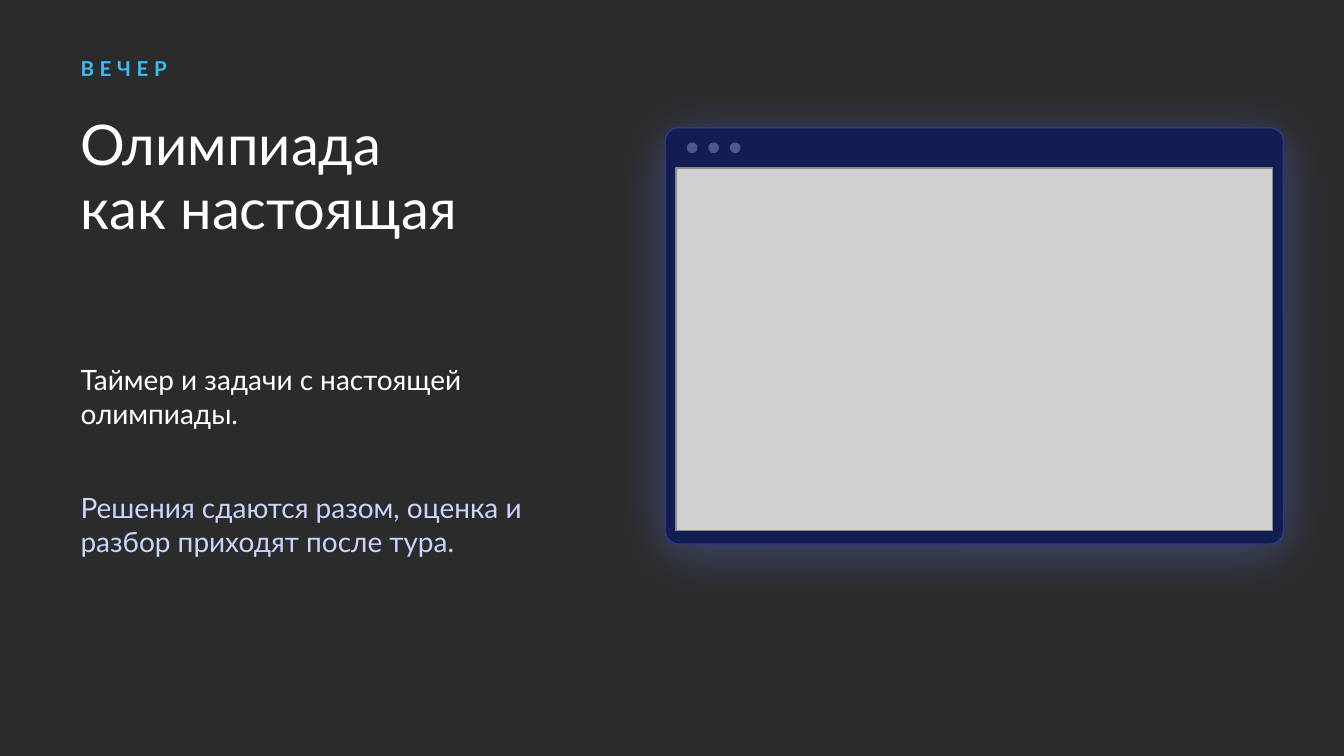
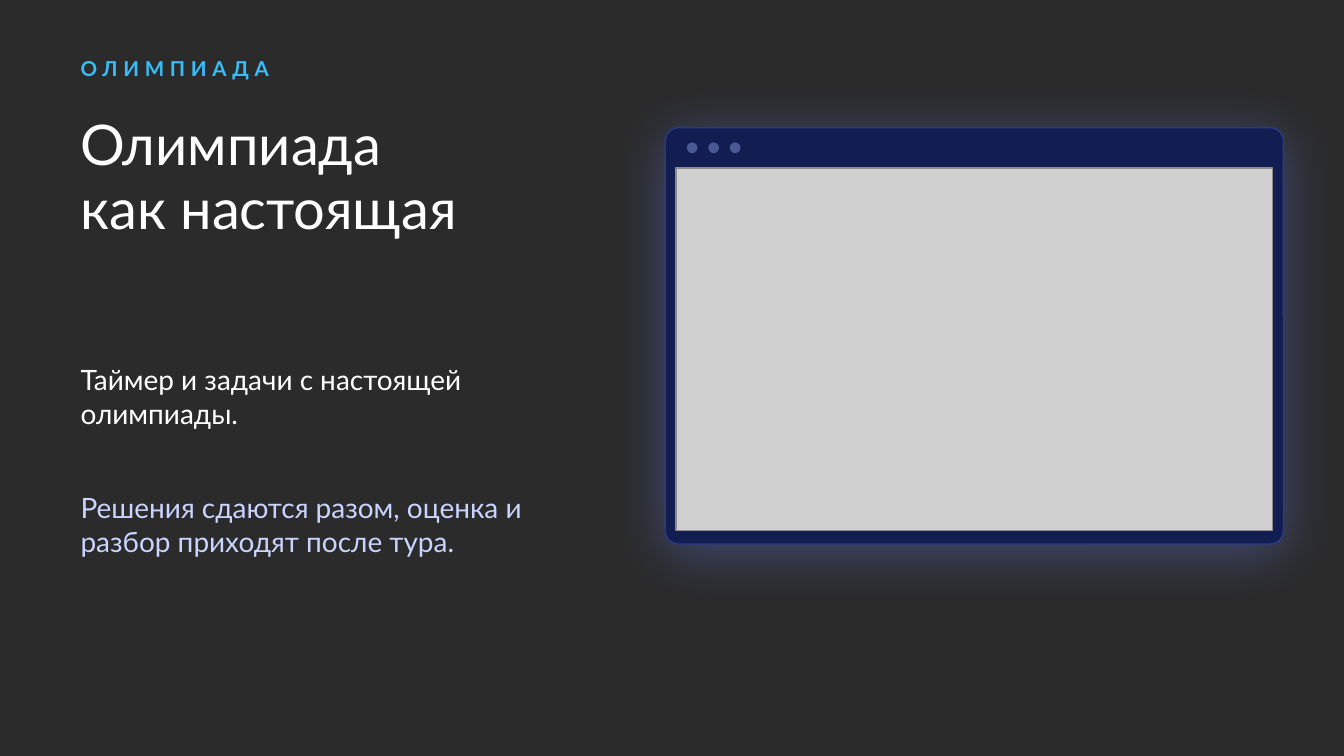
Before and after one commit to nagayevarsen/olymp-trainer, a slide deck: slide 4 of docs/handoff/olymp-trainer.pptx. Drawn at 1344x756 pixels with LibreOffice and Linux fonts; fonts in the diff are those of the drawing; grey boxes stand for pictures; background and template pictures are left out; a plain dark background stands for a picture behind light text. Boxes give left, top, right and bottom in pixels: in the first picture for what was removed or moved away, otherwise in the second. Text is boxed around its words. In the diff, an @@ line names an element or a change of style, - is before the commit and + after.

Commit message:
Презентация и ролик: убраны «утро, день, вечер»

```diff
--- a/docs/handoff/olymp-trainer.pptx
+++ b/docs/handoff/olymp-trainer.pptx
@@ text at [81,61,269,80]: text changed @@
-ВЕЧЕР
+ОЛИМПИАДА
```
Also in this commit, not shown: 3 other slides changed, 1 other file.
